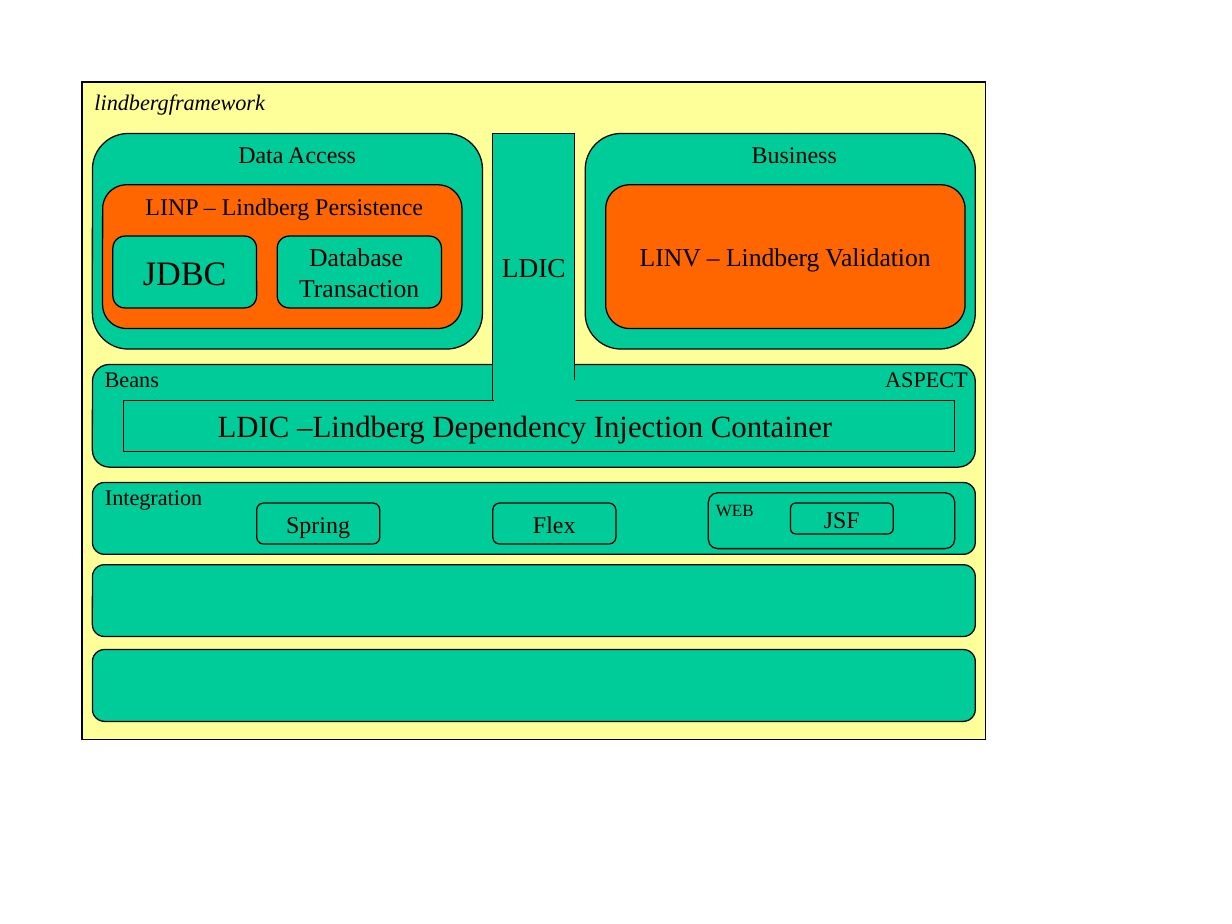
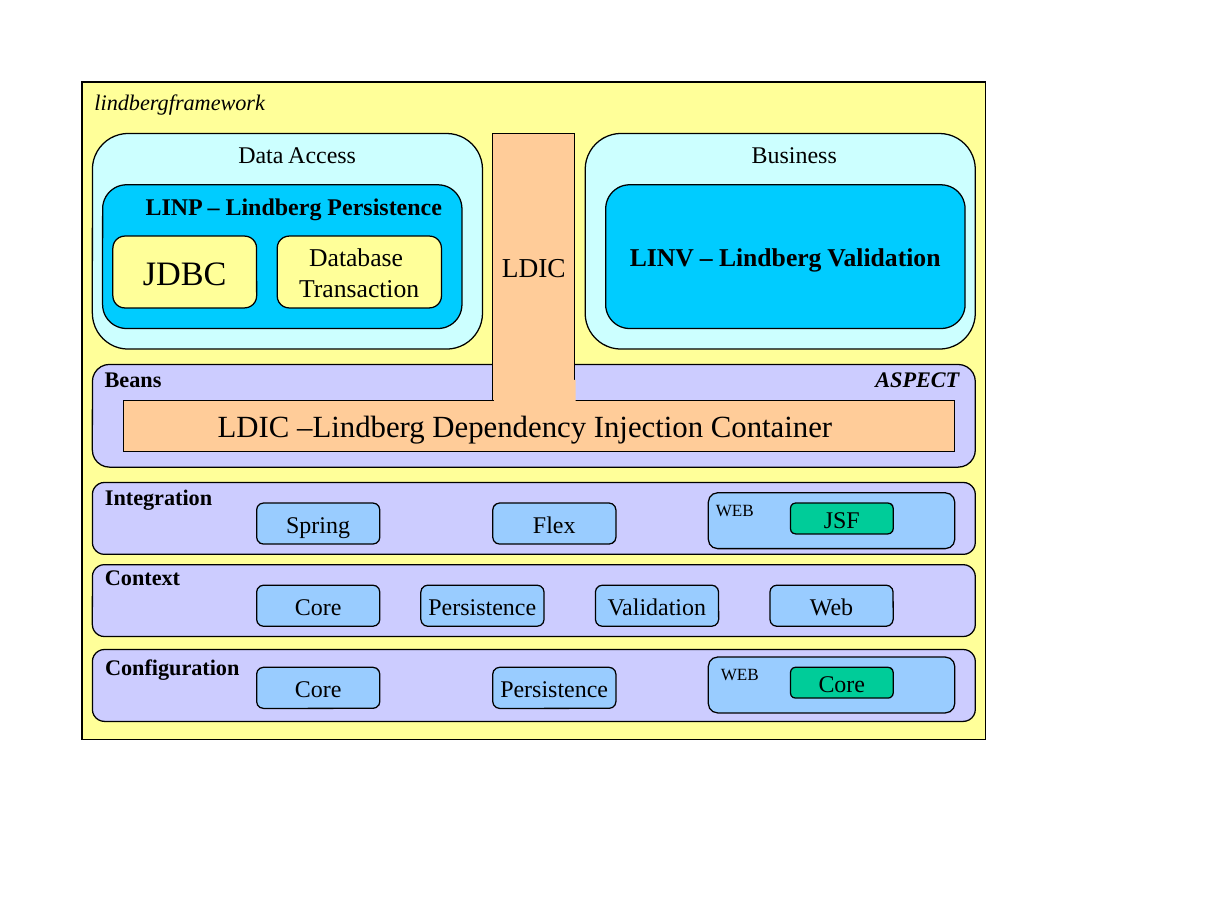
Before and after one commit to tommc/lindbergframework, a slide deck: slide 1 of _DOC/_ARQUITETURA/arquitetura lindbergframework.ppt. Drawn at 1232x924 pixels with LibreOffice and Linux fonts; fonts in the diff are those of the drawing. Boxes give left, top, right and bottom in pixels: in the first picture for what was removed or moved away, otherwise in the second. Text is boxed around its words. In the diff, an @@ line names an element or a change of style, - is before the commit and + after.

Commit message:
- _ARQUITETURA/arquitetura lindbergframework.ppt done

```diff
--- a/_DOC/_ARQUITETURA/arquitetura lindbergframework.ppt
+++ b/_DOC/_ARQUITETURA/arquitetura lindbergframework.ppt
@@ rounded rectangle at box(92, 133, 483, 349): fill #00CC99 to #CCFFFF @@
@@ rounded rectangle at box(585, 133, 976, 349): fill #00CC99 to #CCFFFF @@
@@ rounded rectangle at box(102, 185, 462, 329): fill #FF6600 to #00CCFF @@
@@ rounded rectangle "LINV – Lindberg Validation" at box(606, 185, 966, 329): bold on; fill #FF6600 to #00CCFF @@
@@ rounded rectangle "JDBC" at box(113, 237, 257, 308): fill #00CC99 to #FFFF99 @@
@@ rounded rectangle "Database" at box(277, 237, 441, 308): fill #00CC99 to #FFFF99 @@
@@ fill #00CC99 to #FFCC99 in 3 elements at box(493, 133, 575, 400), box(123, 400, 955, 452), box(494, 379, 575, 410) @@
@@ text "ASPECT": place and size @@
-text "ASPECT" at box(885, 372, 968, 388)
+text "ASPECT" at box(875, 372, 959, 388)
@@ text "ASPECT" at box(875, 372, 959, 388): bold on, italic on @@
@@ bold on in 3 elements at box(105, 372, 162, 388), box(146, 198, 441, 221), box(105, 489, 212, 510) @@
@@ fill #00CC99 to #99CCFF in 3 elements at box(256, 503, 379, 543), box(493, 503, 616, 543), box(708, 493, 955, 548) @@
@@ text added at box(105, 570, 180, 586), 13 pt, text #000000, bold @@
+Context
@@ rounded rectangle added at box(256, 585, 379, 626), fill #99CCFF, outline #000000 0.74 pt, 14 pt, text #000000 @@
+Core
@@ rounded rectangle added at box(421, 585, 545, 626), fill #99CCFF, outline #000000 0.74 pt, 14 pt, text #000000 @@
+Persistence
@@ rounded rectangle added at box(595, 585, 718, 626), fill #99CCFF, outline #000000 0.74 pt, 14 pt, text #000000 @@
+Validation
@@ rounded rectangle added at box(770, 585, 893, 626), fill #99CCFF, outline #000000 0.74 pt, 14 pt, text #000000 @@
+Web
@@ fill #00CC99 to #CCCCFF in 4 elements at box(92, 365, 976, 467), box(92, 483, 976, 554), box(92, 564, 976, 636), box(92, 649, 976, 721) @@
@@ text added at box(105, 659, 239, 680), 13 pt, text #000000, bold @@
+Configuration
@@ rounded rectangle added at box(708, 657, 955, 712), fill #99CCFF, outline #000000 0.74 pt @@
@@ rounded rectangle added at box(256, 668, 379, 708), fill #99CCFF, outline #000000 0.74 pt, 14 pt, text #000000 @@
+Core
@@ rounded rectangle added at box(493, 668, 616, 708), fill #99CCFF, outline #000000 0.74 pt, 14 pt, text #000000 @@
+Persistence
@@ text added at box(721, 668, 759, 680), 10 pt, text #000000 @@
+WEB
@@ rounded rectangle added at box(791, 668, 893, 699), fill #00CC99, outline #000000 0.74 pt, 14 pt, text #000000 @@
+Core
```
